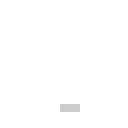
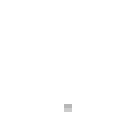
Layer changes from the first 128 × 128 image to the second:
painted on "Layer 3" over (60, 104, 80, 112)
